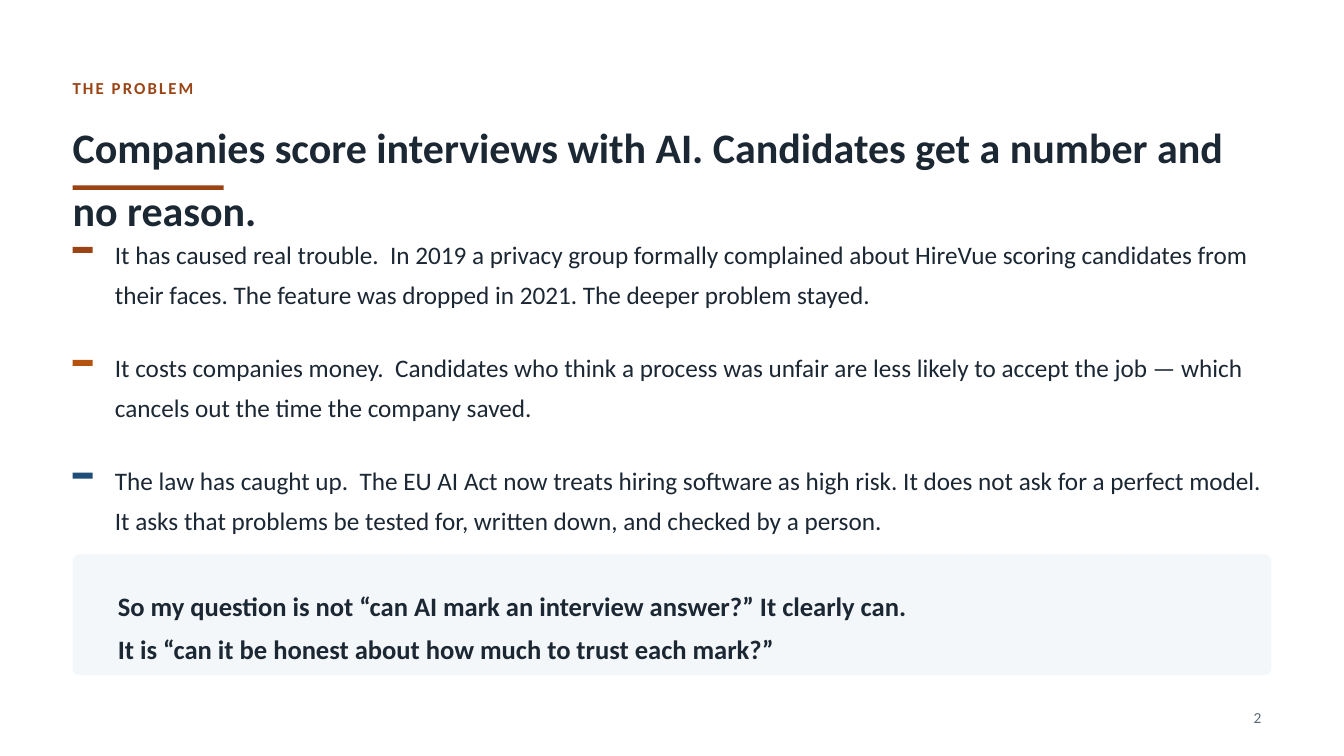
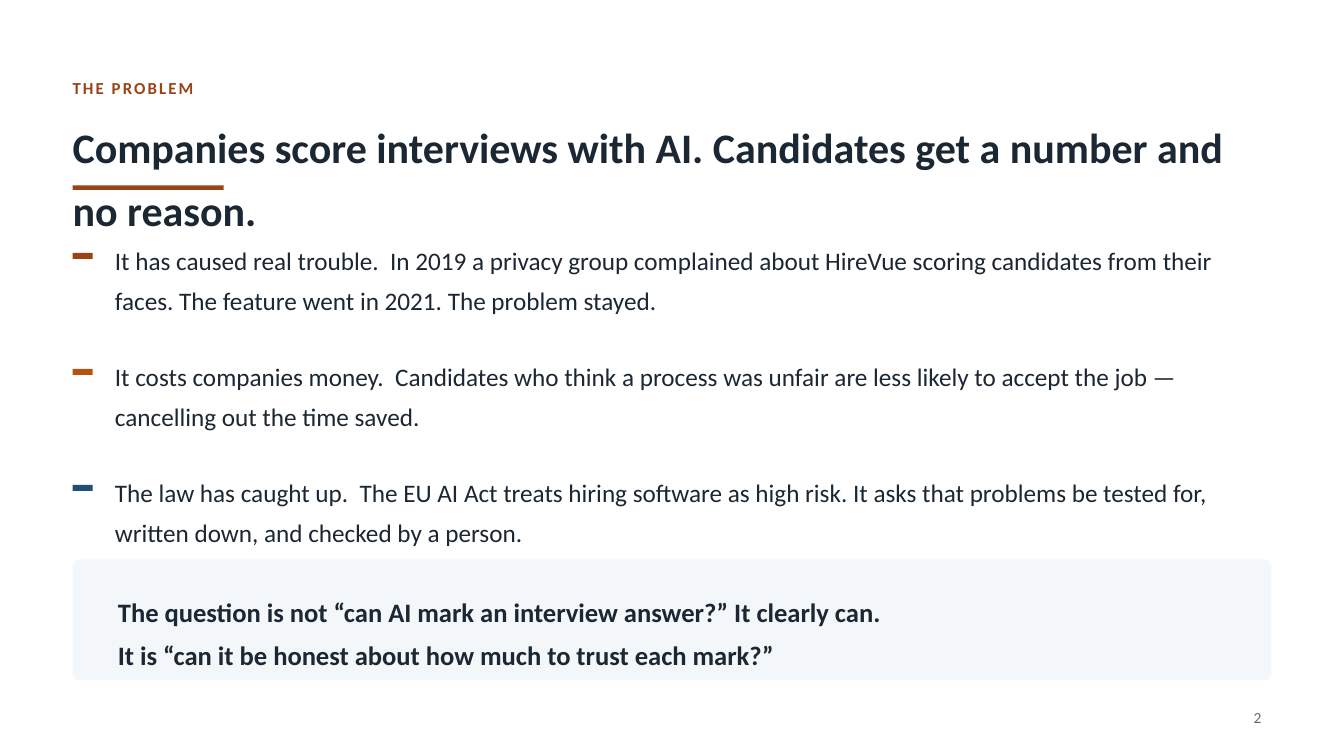
Before and after one commit to syedali254/interview_platform, a slide deck: slide 2 of submission/CMP7200_Viva_Presentation.pptx. Drawn at 1344x756 pixels with LibreOffice and Linux fonts; fonts in the diff are those of the drawing. Boxes give left, top, right and bottom in pixels: in the first picture for what was removed or moved away, otherwise in the second. Text is boxed around its words. In the diff, an @@ line names an element or a change of style, - is before the commit and + after.

```diff
--- a/submission/CMP7200_Viva_Presentation.pptx
+++ b/submission/CMP7200_Viva_Presentation.pptx
@@ rectangle: place and size @@
-rectangle at <box>73,247,93,253</box>
+rectangle at <box>73,253,93,259</box>
@@ text at <box>115,252,1212,314</box>: text changed @@
-It has caused real trouble. In 2019 a privacy group formally complained about HireVue scoring candidates from their faces. The feature was dropped in 2021. The deeper problem stayed.
+It has caused real trouble. In 2019 a privacy group complained about HireVue scoring candidates from their faces. The feature went in 2021. The problem stayed.
@@ rectangle: place and size @@
-rectangle at <box>73,360,93,366</box>
+rectangle at <box>73,369,93,375</box>
@@ text at <box>115,368,1148,431</box>: text changed @@
-It costs companies money. Candidates who think a process was unfair are less likely to accept the job — which cancels out the time the company saved.
+It costs companies money. Candidates who think a process was unfair are less likely to accept the job — cancelling out the time saved.
@@ rectangle: place and size @@
-rectangle at <box>73,473,93,479</box>
+rectangle at <box>73,485,93,491</box>
@@ text at <box>115,484,1206,546</box>: text changed @@
-The law has caught up. The EU AI Act now treats hiring software as high risk. It does not ask for a perfect model. It asks that problems be tested for, written down, and checked by a person.
+The law has caught up. The EU AI Act treats hiring software as high risk. It asks that problems be tested for, written down, and checked by a person.
@@ rounded rectangle: place and size @@
-rounded rectangle at <box>73,555,1271,676</box>
+rounded rectangle at <box>73,560,1271,681</box>
@@ text at <box>118,602,880,627</box>: text changed @@
-So my question is not “can AI mark an interview answer?” It clearly can.
+The question is not “can AI mark an interview answer?” It clearly can.
```
Also in this commit, not shown: 4 other slides changed, 4 slides added, 4 slides removed, 1 other file.
